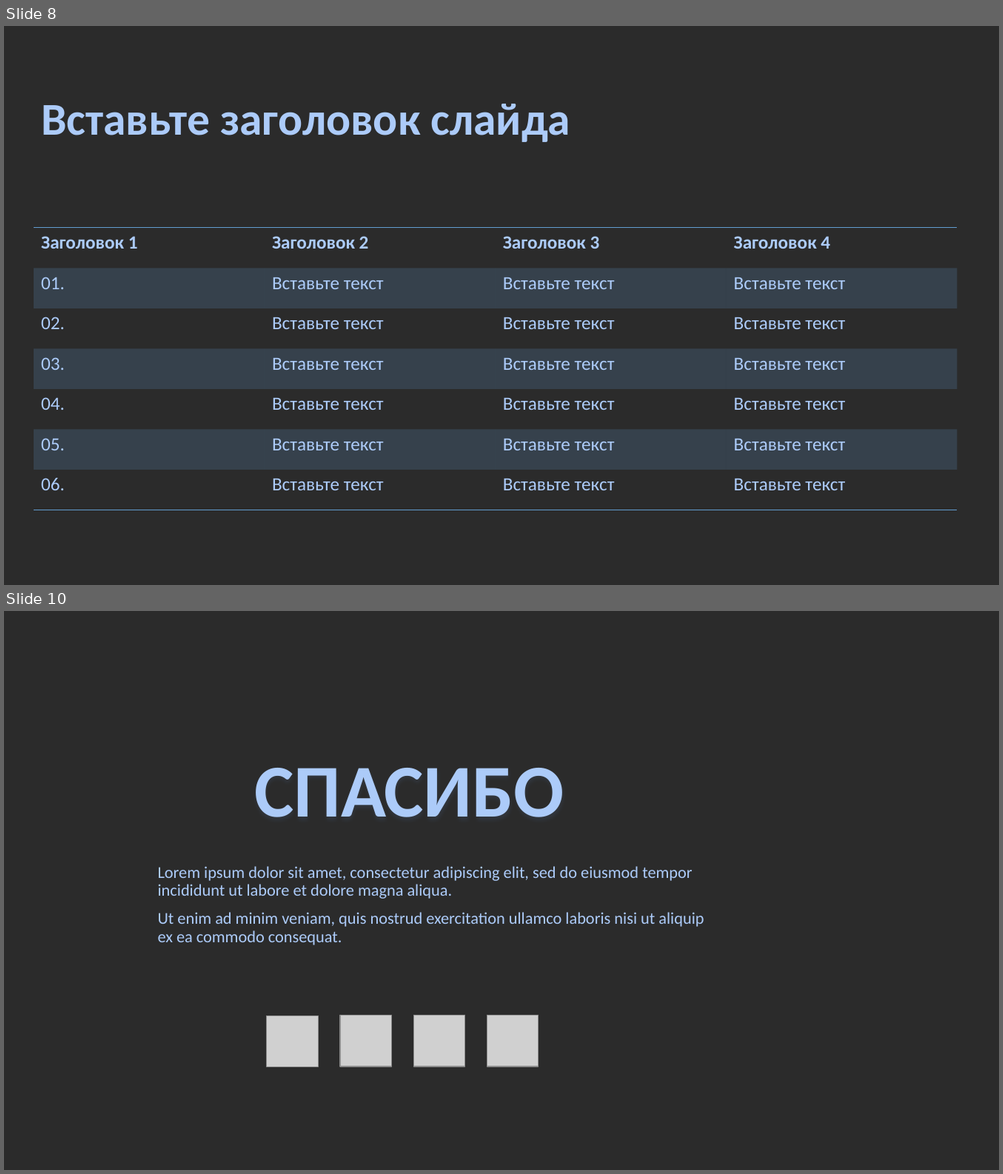
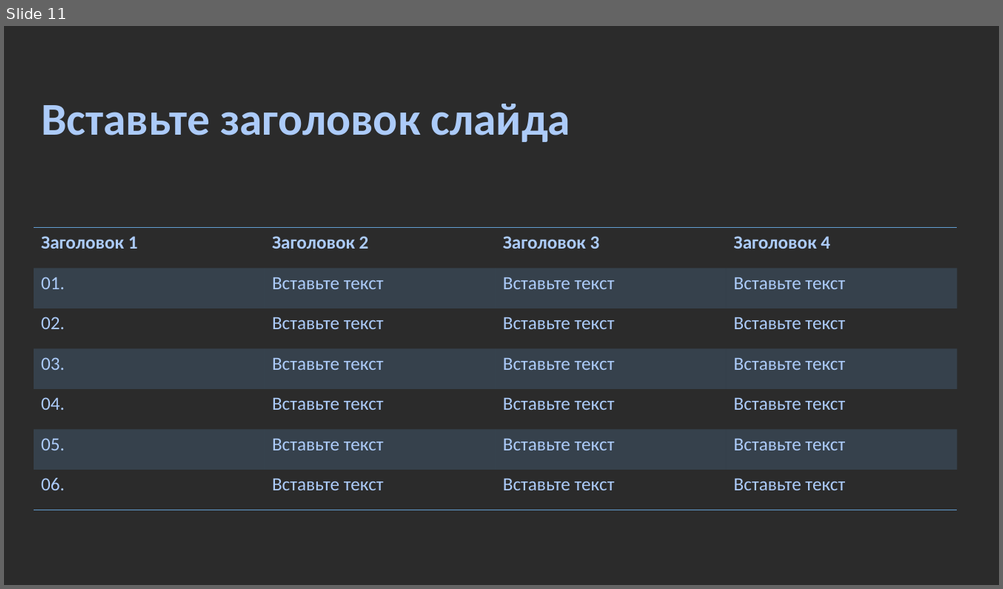
Before and after one commit to millennium02/SRS_L5, a slide deck: linux_ps&threads.odp. Shown one above the other, each under a label of ours: slides 8 and 10 before the commit, slide 11 after it; the slides between them are not shown. The pictures are 1003x1174 and 1003x589 pixels, drawn with LibreOffice and Linux fonts; fonts in the diff are those of the drawing; grey boxes stand for pictures; background and template pictures are left out; a plain dark background stands for a picture behind light text. Boxes give left, top, right and bottom in pixels: in the first picture for what was removed or moved away, otherwise in the second. Text is boxed around its words. In the diff, an @@ line names an element or a change of style, - is before the commit and + after.

```diff
--- a/linux_ps&threads.odp
+++ b/linux_ps&threads.odp
@@ slide 10 removed at bbox=[4, 611, 999, 1170], background picture (left out) @@
@@ text removed at bbox=[254, 768, 563, 817] @@
-СПАСИБО
@@ text removed at bbox=[158, 866, 703, 945] @@
-Lorem ipsum dolor sit amet, consectetur adipiscing elit, sed do eiusmod tempor incididunt ut labore et dolore magna aliqua.
-Ut enim ad minim veniam, quis nostrud exercitation ullamco laboris nisi ut aliquip ex ea commodo consequat.
@@ picture removed at bbox=[267, 1016, 318, 1068] @@
@@ picture removed at bbox=[340, 1015, 391, 1067] @@
@@ picture removed at bbox=[414, 1015, 465, 1067] @@
@@ picture removed at bbox=[486, 1015, 538, 1067] @@
@@ what was slide 8 is now slide 11 @@
```
Also in this commit, not shown: 1 slide changed, 5 slides added, 1 other slide removed, 1 other file.
